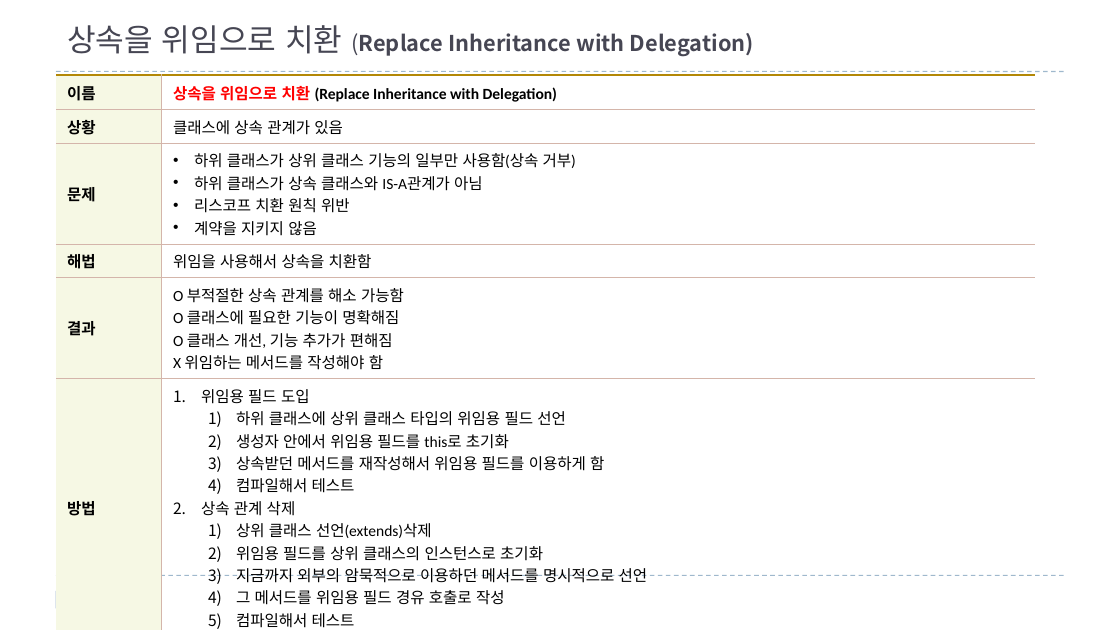
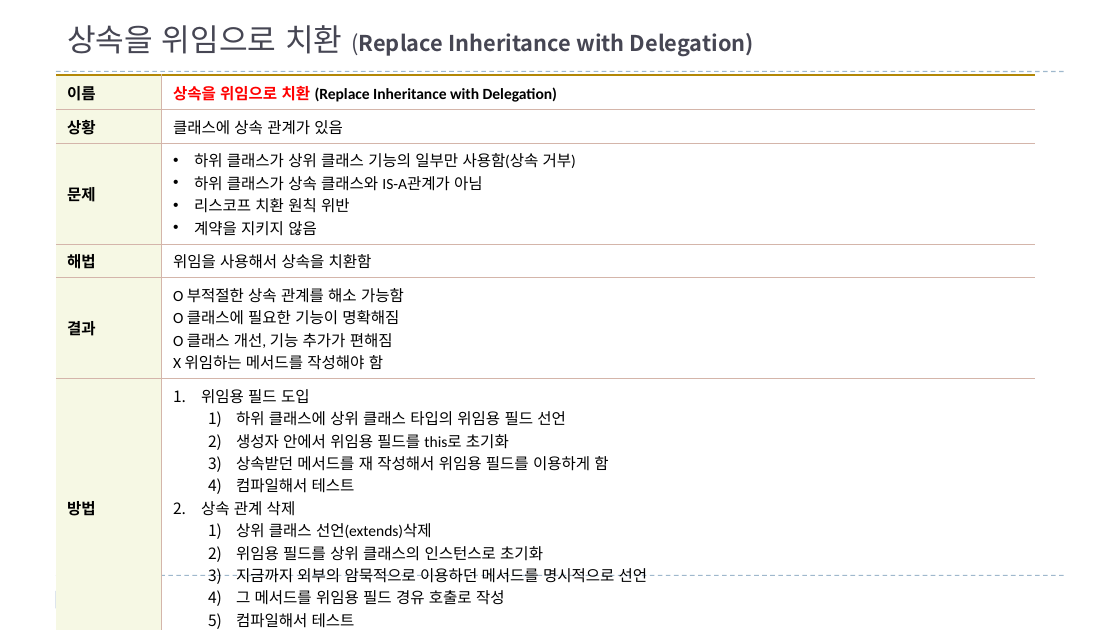
Before and after one commit to mkgungor/refactoring_java, a slide deck: slide 77 of ppt/자바로 배우는 리팩토링 입문.pptx (slide 74 before the commit). Drawn at 1120x630 pixels with LibreOffice and Linux fonts; fonts in the diff are those of the drawing. Boxes give left, top, right and bottom in pixels: in the first picture for what was removed or moved away, otherwise in the second. Text is boxed around its words. In the diff, an @@ line names an element or a change of style, - is before the commit and + after.

```diff
--- a/ppt/자바로 배우는 리팩토링 입문.pptx
+++ b/ppt/자바로 배우는 리팩토링 입문.pptx
@@ table at <box>56,75,1035,630</box> @@
-row 6, column 2: 위임용 필드 도입 / 하위 클래스에 상위 클래스 타입의 위임용 필드 선언 / 생성자 안에서 위임용 필드를 this로 초기화 / 상속받던 메서드를 재작성해서 위임용 필드를 이용하게 함 / 컴파일해서 테스트 / 상속 관계 삭제 / 상위 클래스 선언(extends)삭제 / 위임용 필드를 상위 클래스의 인스턴스로 초기화 / 지금까지 외부의 암묵적으로 이용하던 메서드를 명시적으로 선언 / 그 메서드를 위임용 필드 경유 호출로 작성 / 컴파일해서 테스트
+row 6, column 2: 위임용 필드 도입 / 하위 클래스에 상위 클래스 타입의 위임용 필드 선언 / 생성자 안에서 위임용 필드를 this로 초기화 / 상속받던 메서드를 재 작성해서 위임용 필드를 이용하게 함 / 컴파일해서 테스트 / 상속 관계 삭제 / 상위 클래스 선언(extends)삭제 / 위임용 필드를 상위 클래스의 인스턴스로 초기화 / 지금까지 외부의 암묵적으로 이용하던 메서드를 명시적으로 선언 / 그 메서드를 위임용 필드 경유 호출로 작성 / 컴파일해서 테스트
```
Also in this commit, not shown: 7 other slides changed, 3 slides added.
